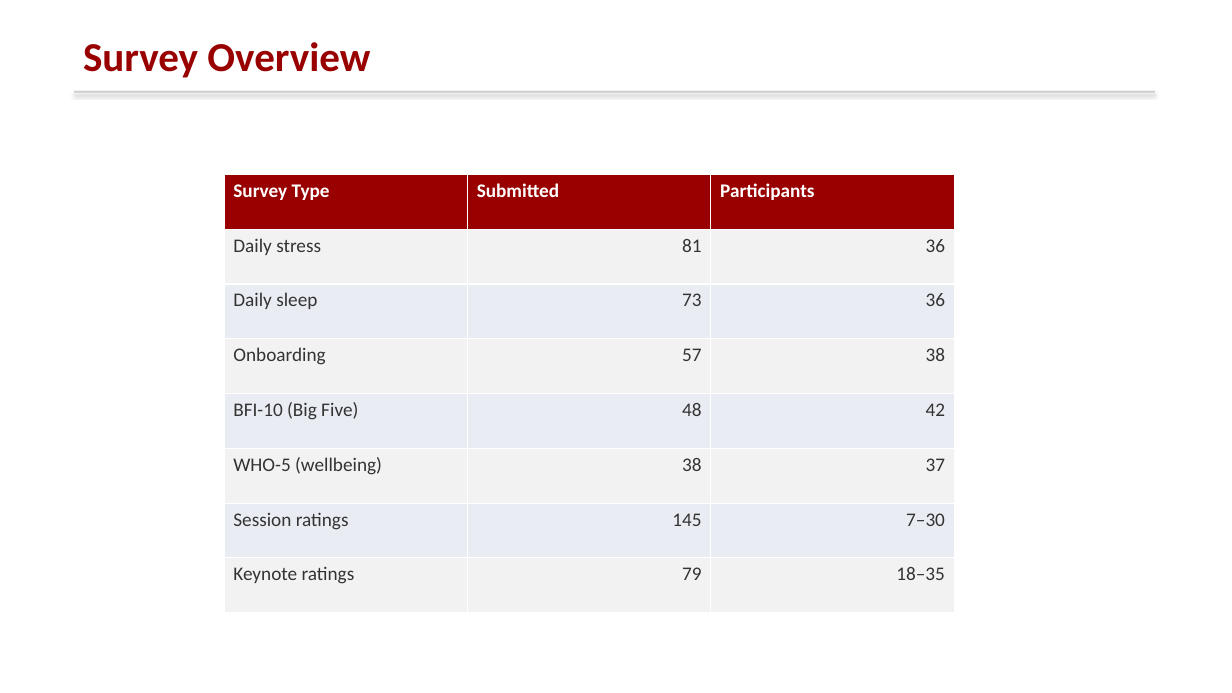
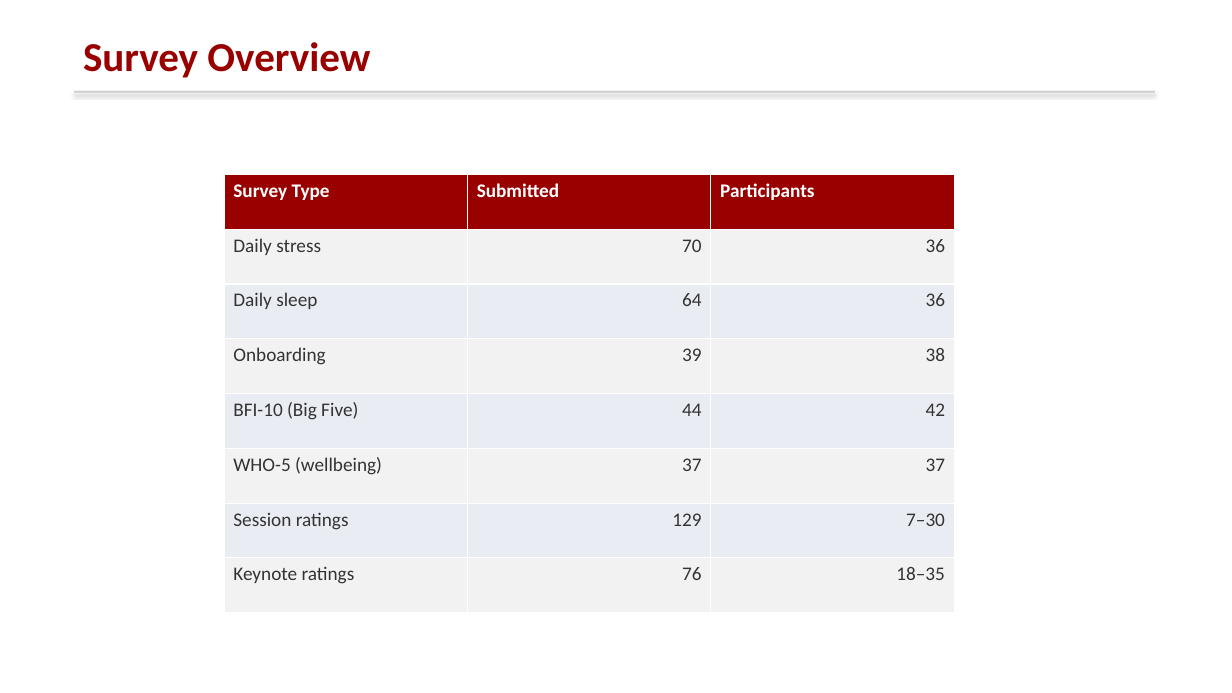
Before and after one commit to dtu-digital-health/UbiLife, a slide deck: slide 9 of reports/ubilife_presentation.pptx. Drawn at 1232x693 pixels with LibreOffice and Linux fonts; fonts in the diff are those of the drawing. Boxes give left, top, right and bottom in pixels: in the first picture for what was removed or moved away, otherwise in the second. Text is boxed around its words. In the diff, an @@ line names an element or a change of style, - is before the commit and + after.

```diff
--- a/reports/ubilife_presentation.pptx
+++ b/reports/ubilife_presentation.pptx
@@ table at (x1=225, y1=175, x2=954, y2=613) @@
-row 2, column 2: 81
+row 2, column 2: 70
-row 3, column 2: 73
+row 3, column 2: 64
-row 4, column 2: 57
+row 4, column 2: 39
-row 5, column 2: 48
+row 5, column 2: 44
-row 6, column 2: 38
+row 6, column 2: 37
-row 7, column 2: 145
+row 7, column 2: 129
-row 8, column 2: 79
+row 8, column 2: 76
```
Also in this commit, not shown: 8 other slides changed, 3 other files.
